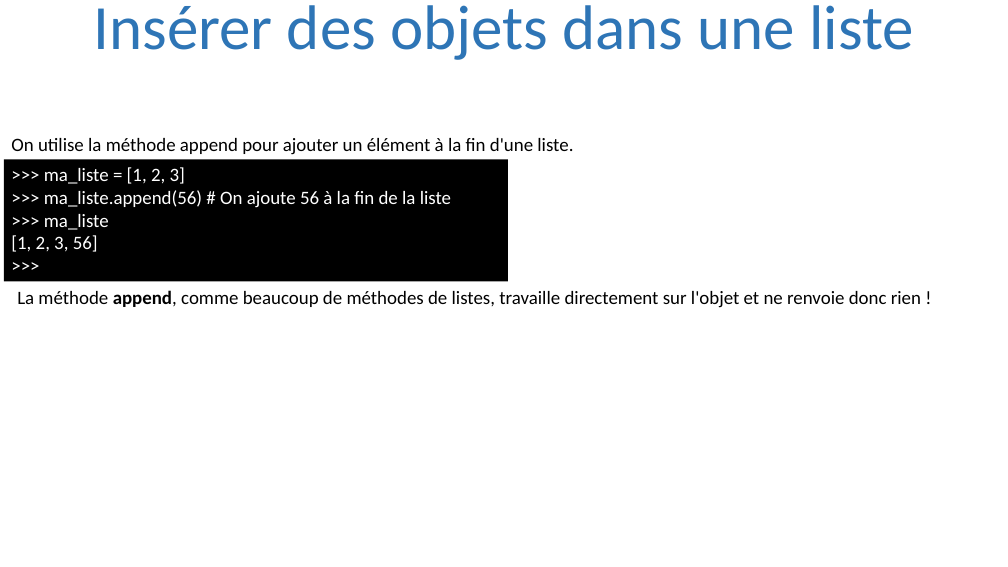
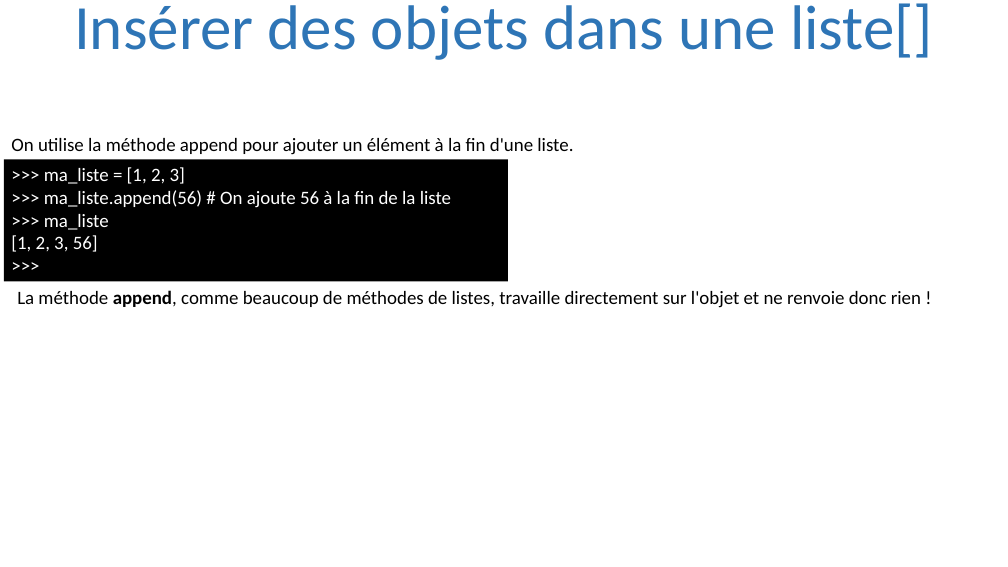
Before and after one commit to julienPalleau/PythonDoc, a slide deck: slide 61 of Python-resume.pptx. Drawn at 1008x567 pixels with LibreOffice and Linux fonts; fonts in the diff are those of the drawing. Boxes give left, top, right and bottom in pixels: in the first picture for what was removed or moved away, otherwise in the second. Text is boxed around its words. In the diff, an @@ line names an element or a change of style, - is before the commit and + after.

```diff
--- a/Python-resume.pptx
+++ b/Python-resume.pptx
@@ title at [74,3,933,60]: text changed @@
-Insérer des objets dans une liste
+Insérer des objets dans une liste[]
```
Also in this commit, not shown: 9 other slides changed, 30 slides added.
